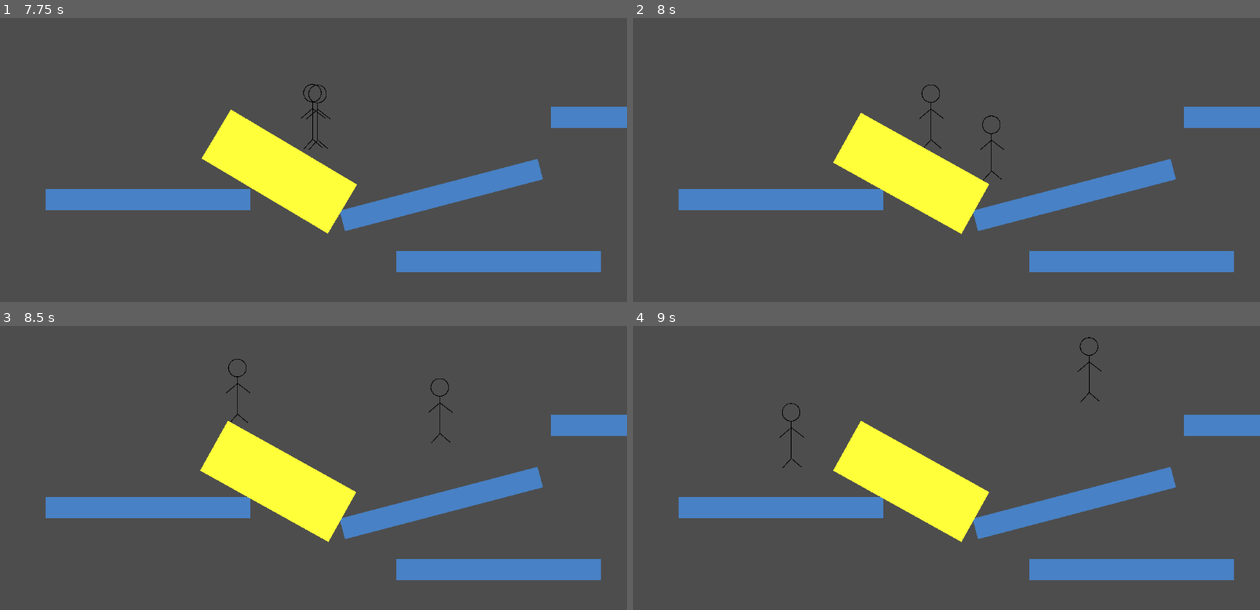
Above: before the commit, frames 1-4 (two rows, left to right).
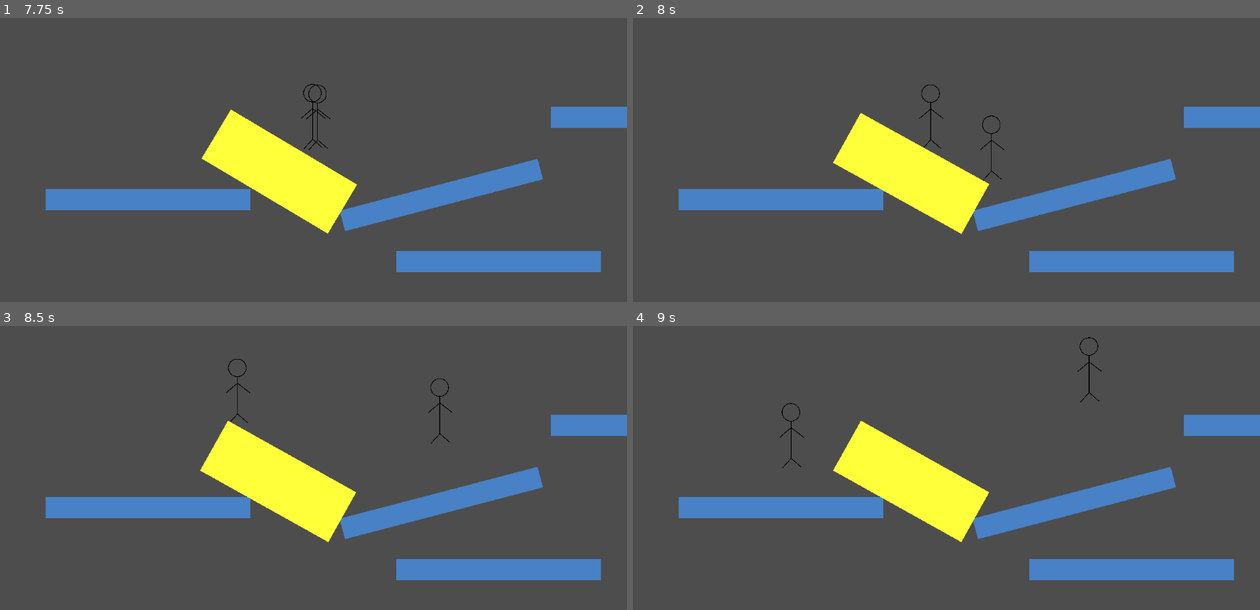
Above: after the commit, the same moments.

Repository: JuvenalSantiso/GameJam_TIRO
Game: Godot game, scene res://ui/main_menu.tscn
Same seed, same stepped clock (60 frames per second), same inputs: the game is played once before the commit and once after it.
Inputs:
- Up to frame 1 (7.75 s): click "Time Is Running Out" at 0.5 s; tap Enter at 1.25, 5 s; hold D (right) 1.28-2.78 s; tap J (grab) every 0.75 s from 1.35 to 7.35 s; tap Space (jump) at 1.52, 2.27, 3.77, 4.25, 4.52, 5.27, 6.5, 6.77, 7.52 s; hold A (left) 2.78-5.03 s; hold D (right) from 5.03 s (still down)
- Up to frame 2 (8 s): keep holding D (right)
- Up to frame 3 (8.5 s): keep holding D (right); tap J (grab) at 8.1 s; tap Space (jump) at 8.27 s
- Up to frame 4 (9 s): release D (right) at 8.78 s; hold A (left) from 8.78 s (still down); tap J (grab) at 8.85 s

Frame 1 is identical in both runs. In frame 2, less than 0.1% of the frame differs, in the area x 31-57%, y 23-76%; in frame 3, less than 0.1%; in frame 4, less than 0.1%.

Commit message:
Fixing buffer push/grab action

Diff:
--- a/player/scripts/Actions.gd
+++ b/player/scripts/Actions.gd
@@ -7,7 +7,6 @@
 class Action:
 	var move: float = 0
 	var jump: bool = false
-	var push: bool = false
 	var grab: bool = false
 
 func init_capture_input():
--- a/player/scripts/player.gd
+++ b/player/scripts/player.gd
@@ -70,7 +70,7 @@
 			velocity.x = move_toward(velocity.x, 0, SPEED)
 		vision_direction(direction)
 
-		if actionframe.push and grabbed_box != null:
+		if actionframe.grab and grabbed_box != null:
 			if grabbed_box.has_method("do_push"):
 				grabbed_box.do_push(direction)
 
